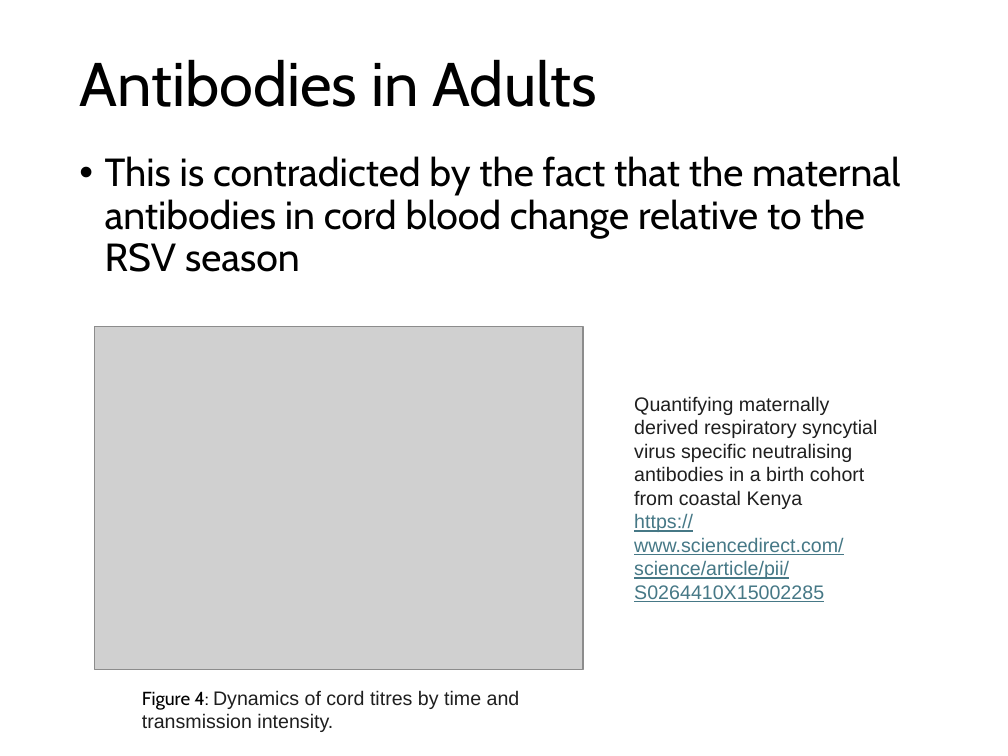
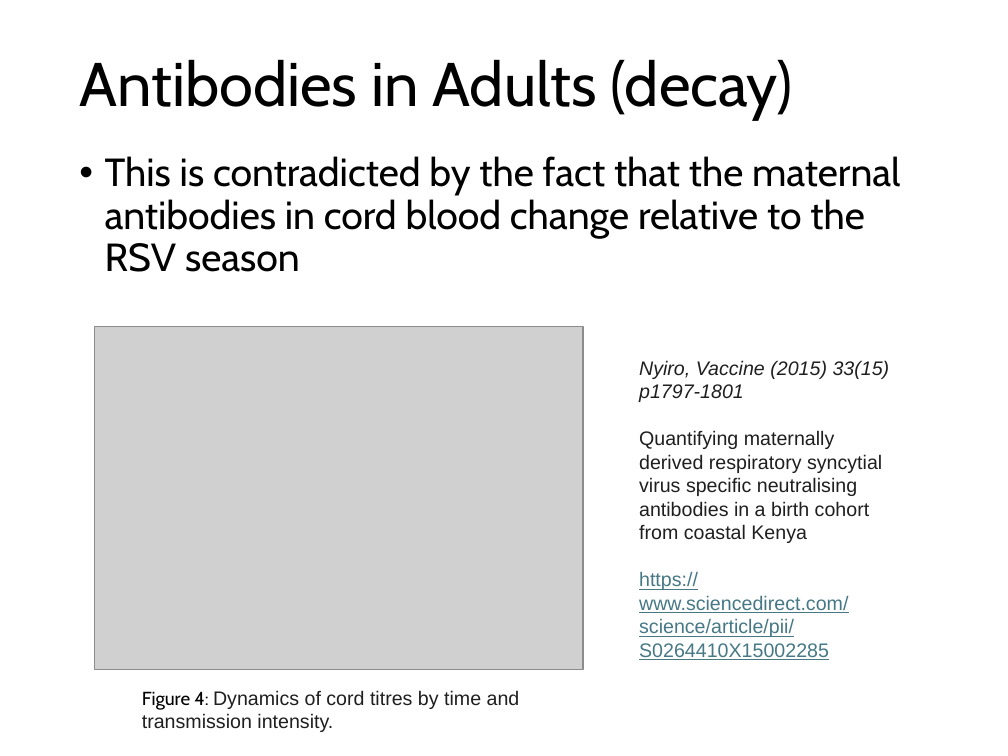
Before and after one commit to deborahcromer/RSVcorrelates, a slide deck: slide 10 of raw-data/RSV Data Summary.pptx (slide 7 before the commit). Drawn at 1008x756 pixels with LibreOffice and Linux fonts; fonts in the diff are those of the drawing; grey boxes stand for pictures. Boxes give left, top, right and bottom in pixels: in the first picture for what was removed or moved away, otherwise in the second. Text is boxed around its words. In the diff, an @@ line names an element or a change of style, - is before the commit and + after.

```diff
--- a/raw-data/RSV Data Summary.pptx
+++ b/raw-data/RSV Data Summary.pptx
@@ title at (x1=79, y1=59, x2=793, y2=120): text changed @@
-Antibodies in Adults
+Antibodies in Adults (decay)
@@ text "Nyiro, Vaccine (2015) 33(15) p1797-1801" moved from (x1=634, y1=396, x2=877, y2=602) to (x1=639, y1=360, x2=890, y2=660) @@
@@ text at (x1=639, y1=360, x2=890, y2=402): paragraph added @@
+Nyiro, Vaccine (2015) 33(15) p1797-1801
```
Also in this commit, not shown: 9 other slides changed, 5 slides added, 1 slide removed, 1 other file.
